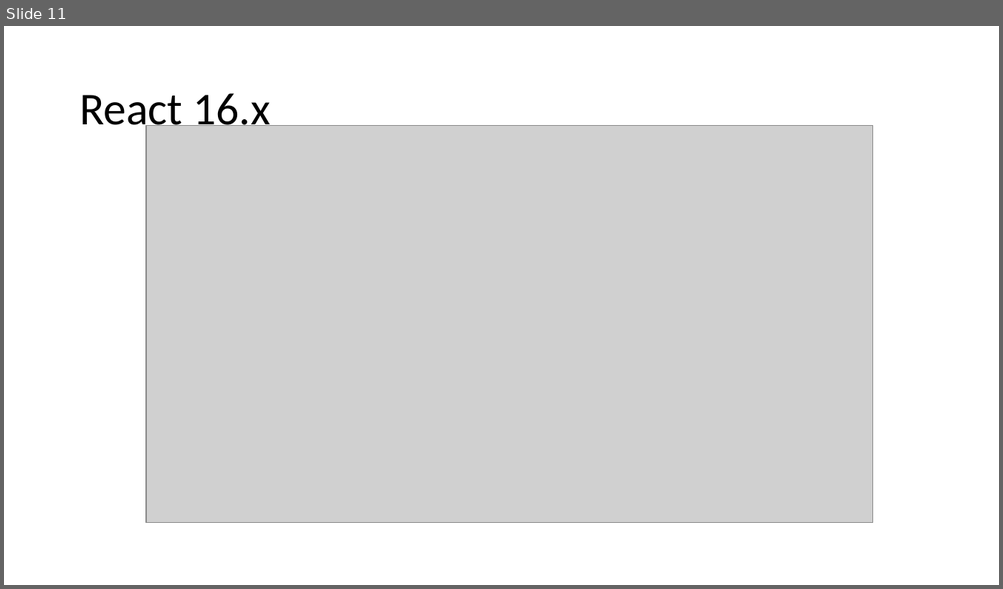
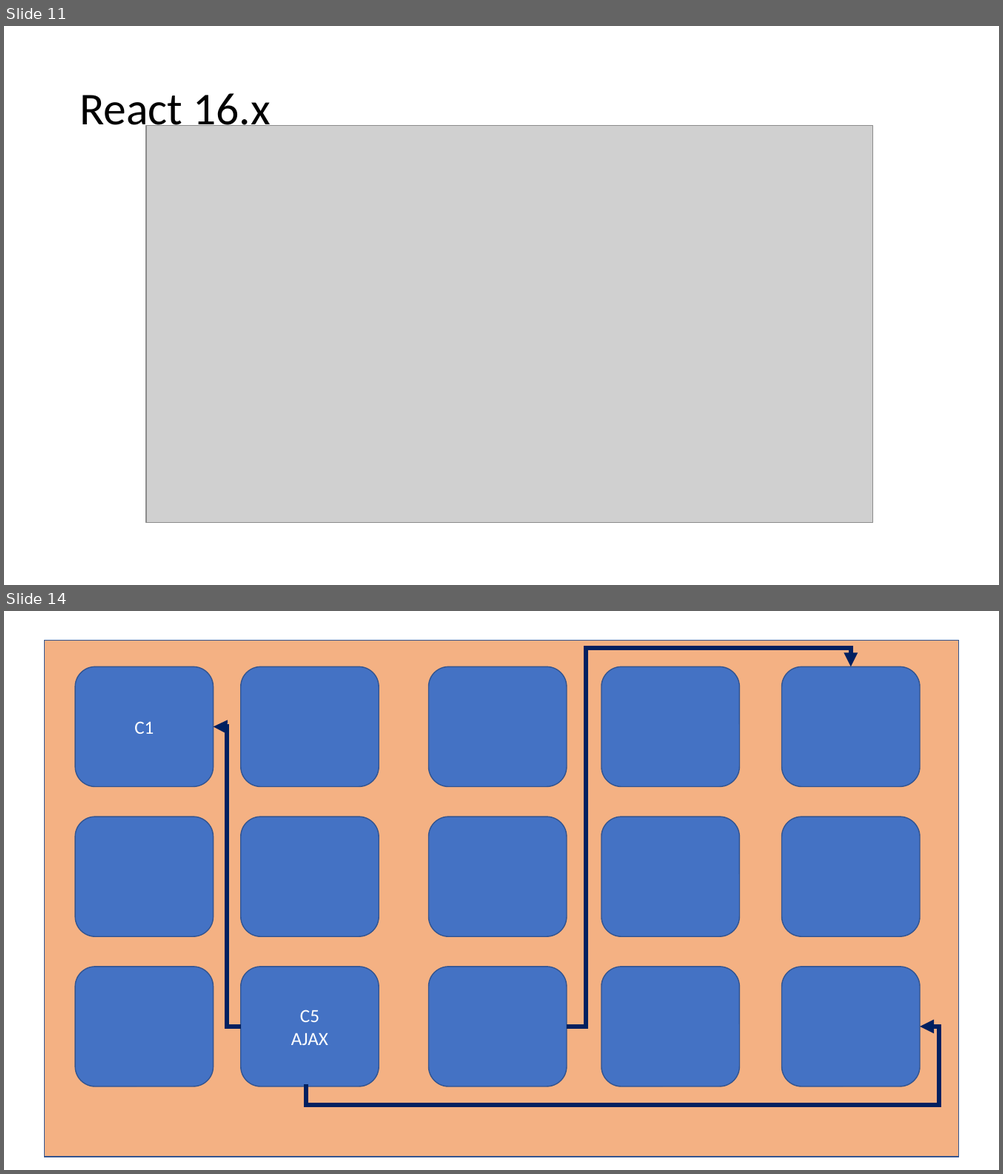
Before and after one commit to maheshsabnis/react-sync-trg, a slide deck: images_ppt.pptx. Shown one above the other, each under a label of ours: slide 11 before the commit, slides 11 and 14 after it; the slides between them are not shown. The pictures are 1003x589 and 1003x1174 pixels, drawn with LibreOffice and Linux fonts; fonts in the diff are those of the drawing; grey boxes stand for pictures. Boxes give left, top, right and bottom in pixels: in the first picture for what was removed or moved away, otherwise in the second. Text is boxed around its words. In the diff, an @@ line names an element or a change of style, - is before the commit and + after.

```diff
--- a/images_ppt.pptx
+++ b/images_ppt.pptx
@@ slide 14 added at [4,611,999,1170], background #FFFFFF @@
@@ rounded rectangle added at [44,640,959,1157], fill #F4B183, outline #325491 1 pt @@
@@ elbow arrow added from (566, 1027) to (851, 667), #002060 4.5 pt @@
@@ rounded rectangle added at [75,667,213,787], fill #4472C4, outline #325491 1 pt, 18 pt, text #FFFFFF @@
+C1
@@ rounded rectangle added at [241,667,378,787], fill #4472C4, outline #325491 1 pt @@
@@ rounded rectangle added at [429,667,566,787], fill #4472C4, outline #325491 1 pt @@
@@ rounded rectangle added at [602,667,740,787], fill #4472C4, outline #325491 1 pt @@
@@ rounded rectangle added at [782,667,919,787], fill #4472C4, outline #325491 1 pt @@
@@ elbow arrow added from (241, 1027) to (213, 726), #002060 4.5 pt @@
@@ rounded rectangle added at [75,817,213,937], fill #4472C4, outline #325491 1 pt @@
@@ rounded rectangle added at [241,817,378,937], fill #4472C4, outline #325491 1 pt @@
@@ rounded rectangle added at [429,817,566,937], fill #4472C4, outline #325491 1 pt @@
@@ rounded rectangle added at [602,817,740,937], fill #4472C4, outline #325491 1 pt @@
@@ rounded rectangle added at [782,817,919,937], fill #4472C4, outline #325491 1 pt @@
@@ rounded rectangle added at [75,967,213,1087], fill #4472C4, outline #325491 1 pt @@
@@ rounded rectangle added at [241,967,378,1087], fill #4472C4, outline #325491 1 pt, 18 pt, text #FFFFFF @@
+C5
+AJAX
@@ rounded rectangle added at [429,967,566,1087], fill #4472C4, outline #325491 1 pt @@
@@ rounded rectangle added at [602,967,740,1087], fill #4472C4, outline #325491 1 pt @@
@@ rounded rectangle added at [782,967,919,1087], fill #4472C4, outline #325491 1 pt @@
@@ elbow arrow added from (308, 1087) to (919, 1027), #002060 4.5 pt @@
```
Also in this commit, not shown: 1 slide changed, 11 other files.
